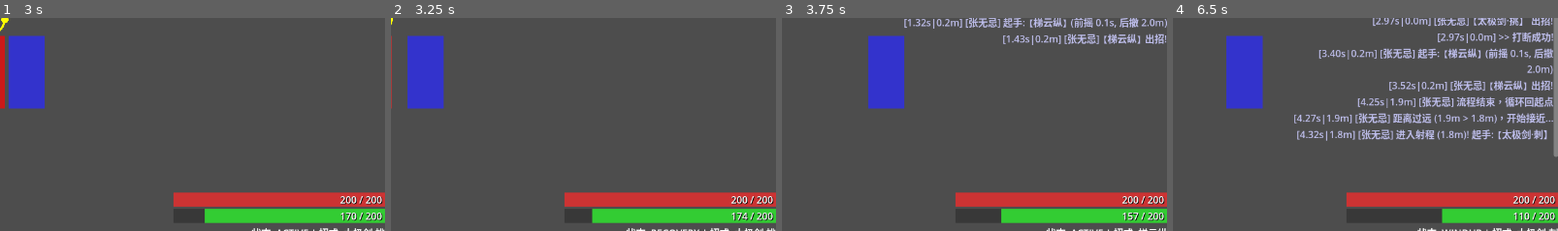
Above: before the commit, frames 1-4 (left to right).
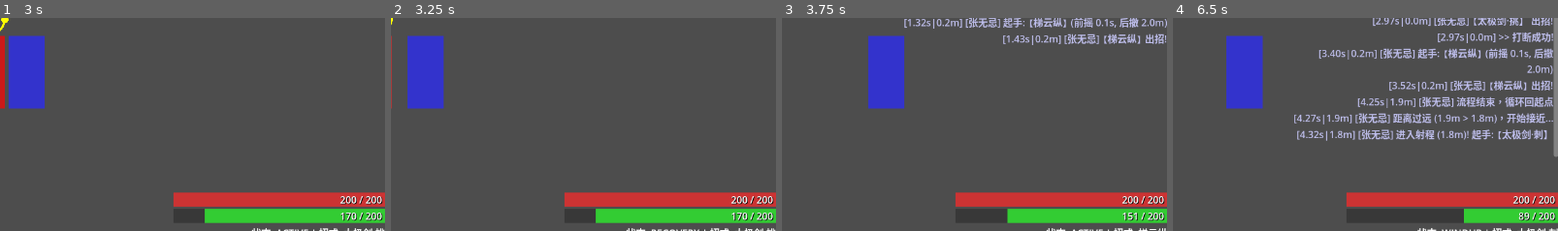
Above: after the commit, the same moments.

Repository: wushuangabao/chat-prj
Game: Godot game, scene res://scenes/Main.tscn
The game is run twice, just before and just after one commit, with the same random seed, the same clock (stepped at 60 frames per second) and the same inputs.
Inputs (mouse positions are % of the whole screen's width and height, from its top left):
- Up to frame 1 (3 s): click "重启战斗 (Restart)" at 0.5 s; click "重启战斗 (Restart)" at 1.25 s; click "重启战斗 (Restart)" at 2 s; move the mouse to (73, 46) at 2.77 s
- Up to frame 2 (3.25 s): no input
- Up to frame 3 (3.75 s): move the mouse to (30, 56) at 3.52 s
- Up to frame 4 (6.5 s): move the mouse to (60, 29) at 4.27 s; move the mouse to (45, 71) at 5.02 s; move the mouse to (81, 66) at 5.77 s
The pictures show only the part of the screen within x 49-99%, y 38-88%; the shares and areas given below are measured in that part.

Frame 1 is identical in both runs. In frame 2, 0.1% of the frame differs, in the area x 52-93%, y 89-97%; in frame 3, 0.2%; in frame 4, 0.5%, in the area x 69-98%, y 89-97%.

Commit message:
后摇阶段不恢复耐力

Diff:
--- a/DivineMechanism/scripts/components/TimelineComponent.gd
+++ b/DivineMechanism/scripts/components/TimelineComponent.gd
@@ -69,7 +69,7 @@
 
 	# 耐力回复逻辑
 	var is_waiting = (current_state == State.ACTIVE and current_action_node is WaitActionNode)
-	if current_state in [State.IDLE, State.RECOVERY, State.MOVE] or is_waiting:
+	if current_state in [State.IDLE, State.MOVE] or is_waiting:
 		stamina_comp.process_regen(delta)
 
 	match current_state:
@@ -291,6 +291,11 @@
 					if node.next_node.id != last_wait_branch_target_id:
 						log_event.emit("[%s] 判定通过但条件不足，放弃【%s】，继续观望..." % [fighter.fighter_name, node.next_node.node_name])
 						last_wait_branch_target_id = node.next_node.id
+			else:
+				# Log waiting even if condition met but no next node (just loop)
+				# Use a rate limiter to avoid spamming every frame (wait active time)
+				log_event.emit("[%s] 观望中... (条件满足)" % fighter.fighter_name)
+
 		else:
 			if node.next_node_fail:
 				if node.next_node_fail != node:
@@ -300,6 +305,8 @@
 								log_event.emit("[%s] 条件判定失败 -> 走分支: 【%s】" % [fighter.fighter_name, node.next_node_fail.node_name])
 							last_wait_branch_target_id = node.next_node_fail.id
 						next_target = node.next_node_fail
+			else:
+				log_event.emit("[%s] 观望中... (条件未满足)" % fighter.fighter_name)
 
 		if next_target and next_target != node:
 			current_state = State.IDLE
@@ -394,7 +401,7 @@
 				enemy.apply_knockback(block_kb - dist, 0.2)
 
 		if hit:
-			if enemy_state in [State.WINDUP, State.RECOVERY]:
+			if enemy_state in [State.WINDUP, State.RECOVERY, State.IDLE]:
 				is_int = true
 
 			var actually_interrupted = enemy.take_damage(node.get_power(), is_int)
